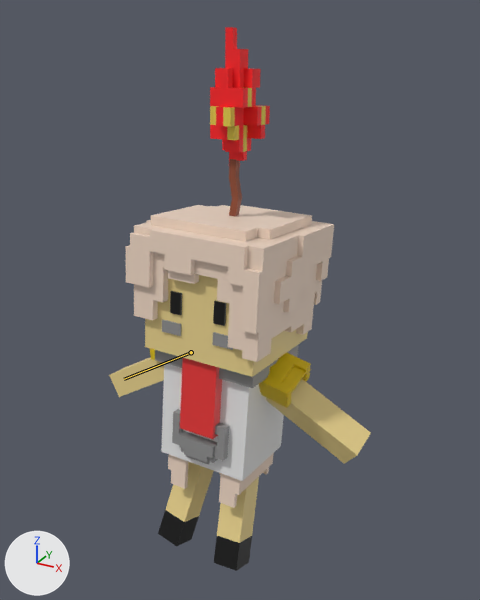
Two versions of the FBX model Assets/GJam2020/Models/Avatar2/WaxBoy2.fbx, one commit apart.
The view is the same before and after, from a 50 mm camera at (2.59, -4.31, 4.72) aimed at (0.04, 0.34, 2.4). Arrows for +X, +Y and +Z are at lower left; the lights stay in place. The picture after the commit comes second. Both versions are drawn at frame 234 of the action 'Armature|Armature|Armature|ArmatureAction.001|Armature|ArmatureAction.00'; the numbers are the values there. The bones that change are drawn over the model as lines.

Objects in the first picture: 'M_Brazo_L', 'M_Brazo_R', 'M_Cabeza', 'M_Cera', 'M_Evilla', 'M_Falda', 'M_Flama', 'M_Hombrera_L', 'M_Hombrera_R', 'M_Mechero', 'M_Pierna_L', 'M_Pierna_R'.
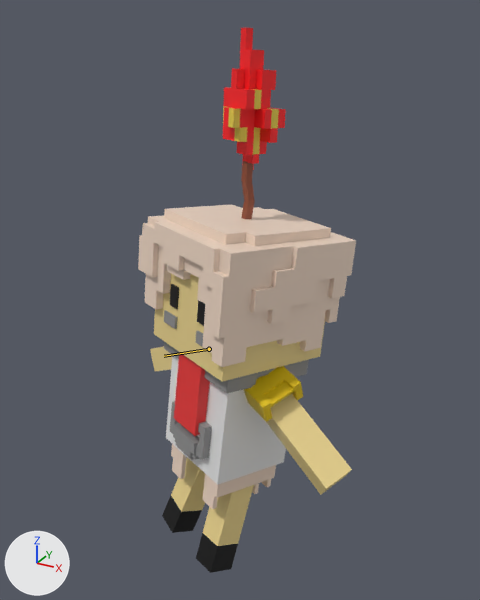
Where the change shows, as pixel boxes [x1, y1, x2, y2] in the pictures (480 x 600 px):
'M_Cera', posed: before [126, 205, 334, 362]; after [138, 204, 356, 367]
'M_Evilla', posed: before [155, 344, 299, 481]; after [164, 342, 309, 485]
'M_Cabeza', posed (7% taller): before [145, 275, 308, 377]; after [154, 273, 325, 382]
'M_Flama', posed: before [210, 27, 270, 162]; after [223, 28, 286, 170]
'M_Brazo_L', posed: before [266, 379, 371, 464]; after [267, 393, 352, 495]
'M_Pierna_L', posed (28% wider, 6% shorter): before [214, 477, 259, 571]; after [196, 485, 254, 573]
'M_Pierna_R', posed: before [158, 462, 214, 546]; after [162, 457, 205, 533]
'M_Hombrera_L', posed (15% wider): before [259, 353, 311, 408]; after [243, 366, 303, 422]
'M_Falda', posed: before [168, 453, 274, 508]; after [171, 444, 276, 509]
'M_Brazo_R', posed: before [109, 357, 164, 397]; after [150, 346, 172, 371]
'M_Mechero', posed (7% wider): before [229, 159, 242, 216]; after [241, 161, 255, 219]
'M_Hombrera_R', posed (not visible afterwards): before [149, 348, 155, 360]
bone 'Arm_R', root to tip: before (191, 352) to (124, 379); after (209, 349) to (164, 356)

What changed in the scene script:
```text
Change bone_rig_object:
    where bone_rig_object = bpy.data.objects['Armature']  # the whole rig 'Armature'
    bone_rig_object.rotation_euler: (0.0, 0.0, 1.553) -> (0.0, 0.0, 1.152)  # degrees (0, 0, 89) -> degrees (0, 0, 66)
Change bone_arm_r:
    where bone_arm_r = bpy.data.objects['Armature'].pose.bones['Arm_R']  # child of 'Arm_CTRL_R'
    bone_arm_r.rotation_quaternion: (0.949, 0.308, -0.018, -0.066) -> (0.936, 0.346, -0.018, -0.065)  # degrees (36, 0, -8) -> degrees (41, 1, -8)
```
